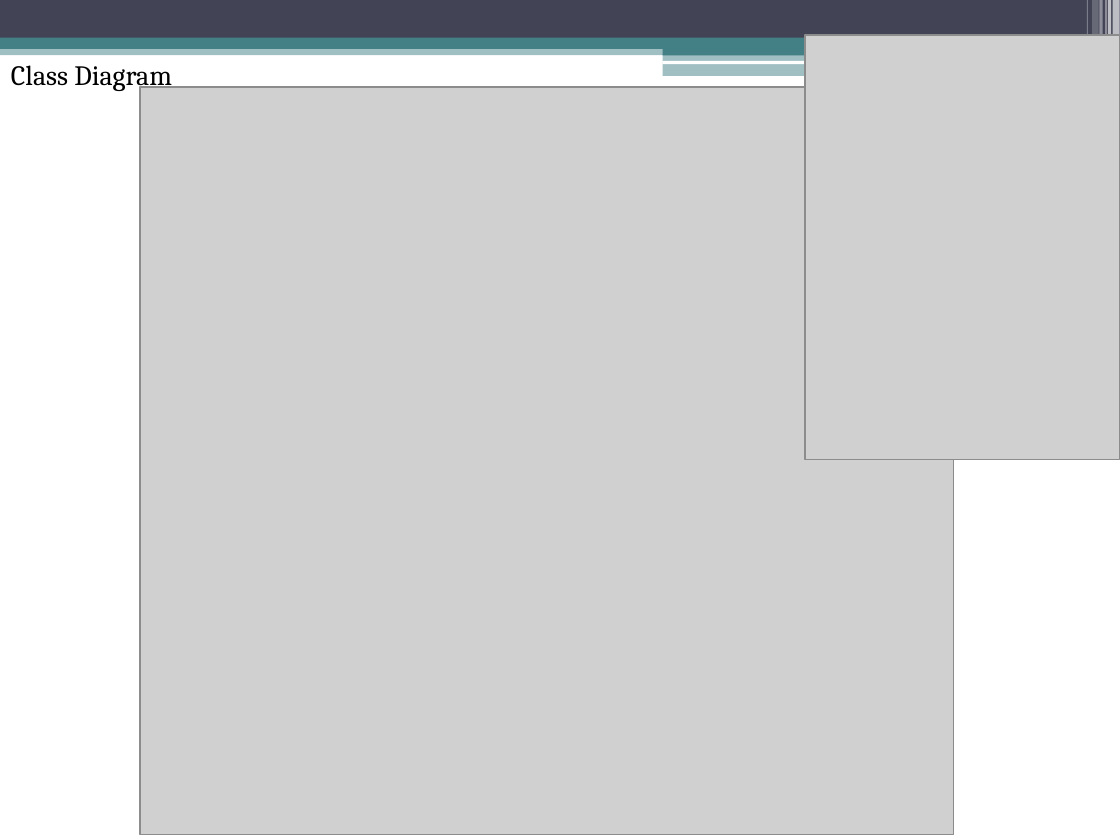
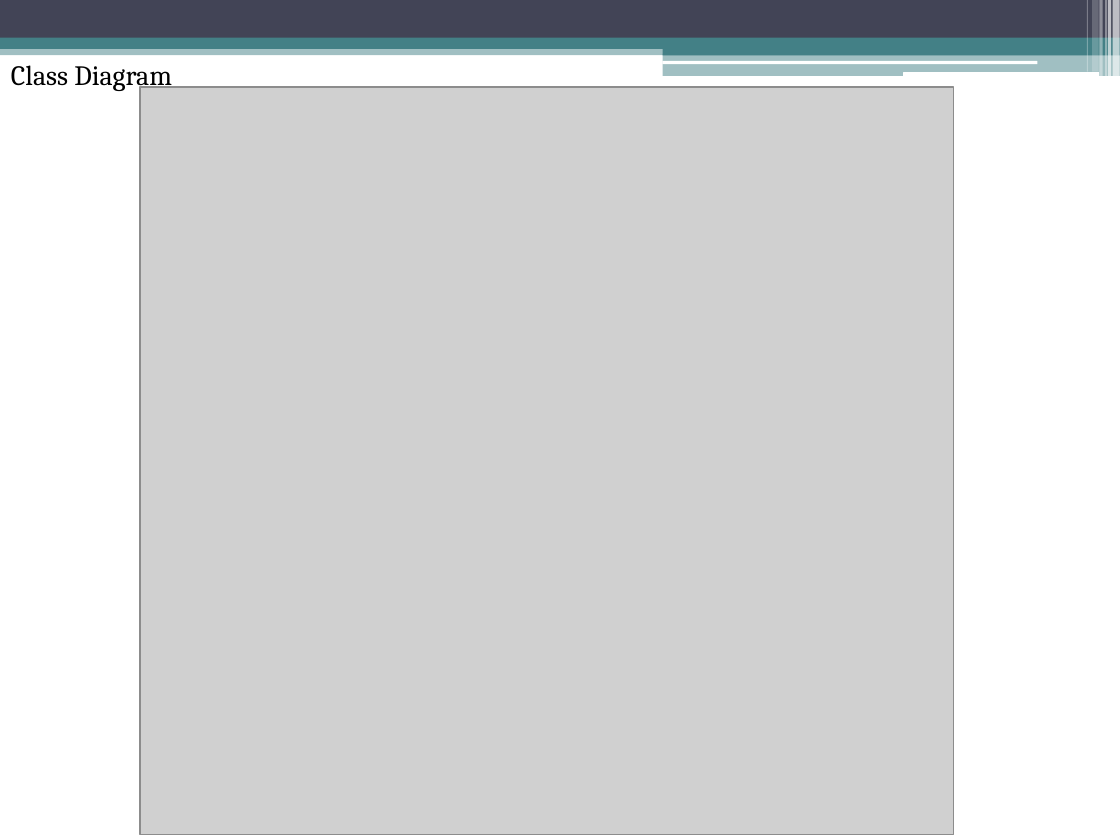
Before and after one commit to rasmustilljander/FOOT_Pacman, a slide deck: slide 4 of Reports/L4/Presentation/Presentation.pptx. Drawn at 1120x840 pixels with LibreOffice and Linux fonts; fonts in the diff are those of the drawing; grey boxes stand for pictures. Boxes give left, top, right and bottom in pixels: in the first picture for what was removed or moved away, otherwise in the second. Text is boxed around its words. In the diff, an @@ line names an element or a change of style, - is before the commit and + after.

```diff
--- a/Reports/L4/Presentation/Presentation.pptx
+++ b/Reports/L4/Presentation/Presentation.pptx
@@ picture removed at bbox=[805, 35, 1120, 459] @@
@@ rounded rectangle added at bbox=[903, 72, 1099, 76], fill #FFFFFF @@
```
Also in this commit, not shown: 7 other slides changed.
